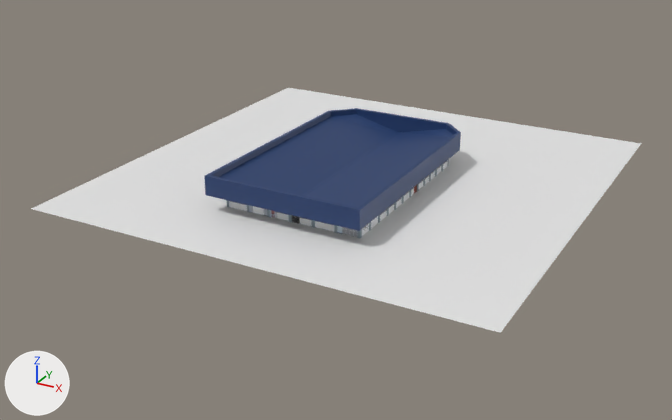
The glTF model FPFmdel.glb as it was, and as the next commit left it.
The view is the same before and after, from a 50 mm camera at (8.5, -15.48, 6.97) aimed at (0.19, -0.37, -0.58). Arrows for +X, +Y and +Z are at lower left; the lights stay in place. Where no turn or scale is listed for an object, it has been applied to the vertices. Vertices at the same position are counted once.

In view in the first picture: 'Plane.002', 'openspace.002', 'openspace.003', 'porta_vidro'.
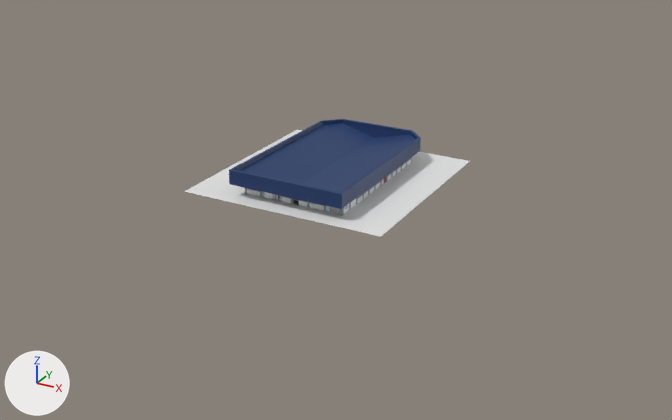
Where the newer file only moved an object's origin or applied its transform, the numbers keep the older frame.

The change, as JSON lines over the scene's bpy script:
```json
{"block": "me_plane", "where": "me_plane.from_pydata(...)  # 4 vertices, 2 faces; spans x -4.57..4.57, y -4.57..4.57, z 0.0"}
{"block": "me_plane", "where": "# used by ob_plane_002; location = (0.45, 0.27, 0.04)"}
{"block": "me_plane", "change": "me_plane part 1"}
{"op": "set", "path": "me_plane.vertices[0].co", "old": "(-4.57, -4.57, 0.0)", "new": "(-2.54, -2.58, 0.03)", "note": "pixel (30, 208) -> pixel (184, 191)"}
{"op": "set", "path": "me_plane.vertices[1].co", "old": "(4.57, -4.57, 0.0)", "new": "(1.69, -2.58, 0.03)", "note": "pixel (500, 332) -> pixel (380, 236)"}
{"op": "set", "path": "me_plane.vertices[2].co", "old": "(-4.57, 4.57, 0.0)", "new": "(-2.54, 1.64, 0.03)", "note": "pixel (288, 87) -> pixel (297, 129)"}
{"op": "set", "path": "me_plane.vertices[3].co", "old": "(4.57, 4.57, 0.0)", "new": "(1.69, 1.64, 0.03)", "note": "pixel (641, 143) -> pixel (470, 160)"}
{"op": "set", "path": "ob_openspace_002.location", "old": "(1.66, -0.84, -0.21)", "new": "(1.0, -0.58, -0.12)"}
{"op": "set", "path": "ob_openspace_002.scale", "old": "(2.07, 2.07, 2.07)", "new": "(1.58, 1.58, 1.58)"}
{"op": "set", "path": "ob_porta_vidro.location", "old": "(0.52, -2.49, 0.17)", "new": "(0.13, -1.83, 0.17)"}
{"op": "set", "path": "ob_openspace_003.location", "old": "(1.66, -0.84, -0.21)", "new": "(1.0, -0.58, -0.12)"}
{"op": "set", "path": "ob_openspace_003.scale", "old": "(2.07, 2.07, 2.07)", "new": "(1.58, 1.58, 1.58)"}
```

Where the change shows, as pixel boxes (x1, y1, x2, y2) in the pictures (672 x 420 px):
```json
{"object": "Plane.002", "change": "reshaped", "before": [31, 88, 641, 333], "after": [184, 130, 470, 237], "on screen": "53% narrower, 56% shorter"}
{"object": "openspace.003", "change": "moved, rescaled", "before": [204, 108, 461, 231], "after": [229, 119, 421, 209], "on screen": "25% narrower, 27% shorter"}
{"object": "openspace.002", "change": "moved, rescaled", "before": [229, 201, 358, 238], "after": [247, 189, 341, 214], "on screen": "27% narrower, 32% shorter"}
{"object": "porta_vidro", "change": "moved", "before": [291, 215, 300, 224], "after": [293, 198, 299, 205]}
```
